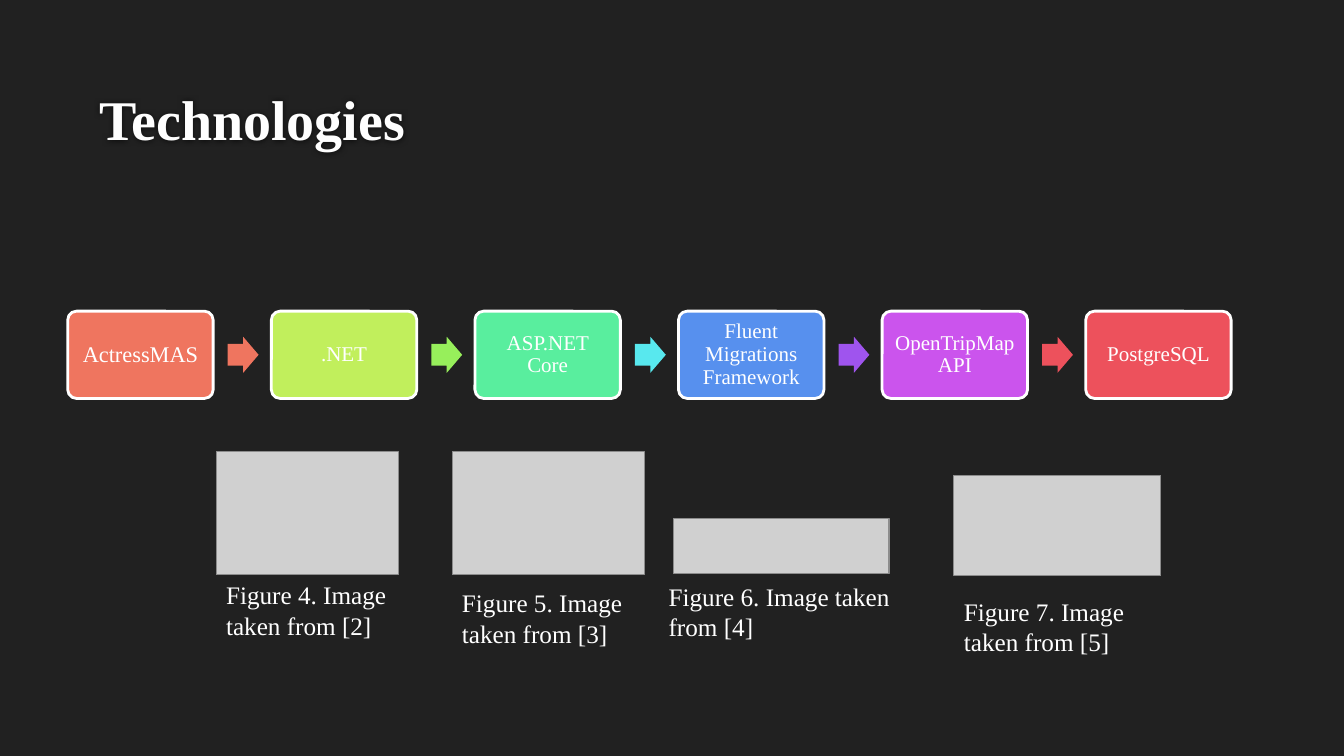
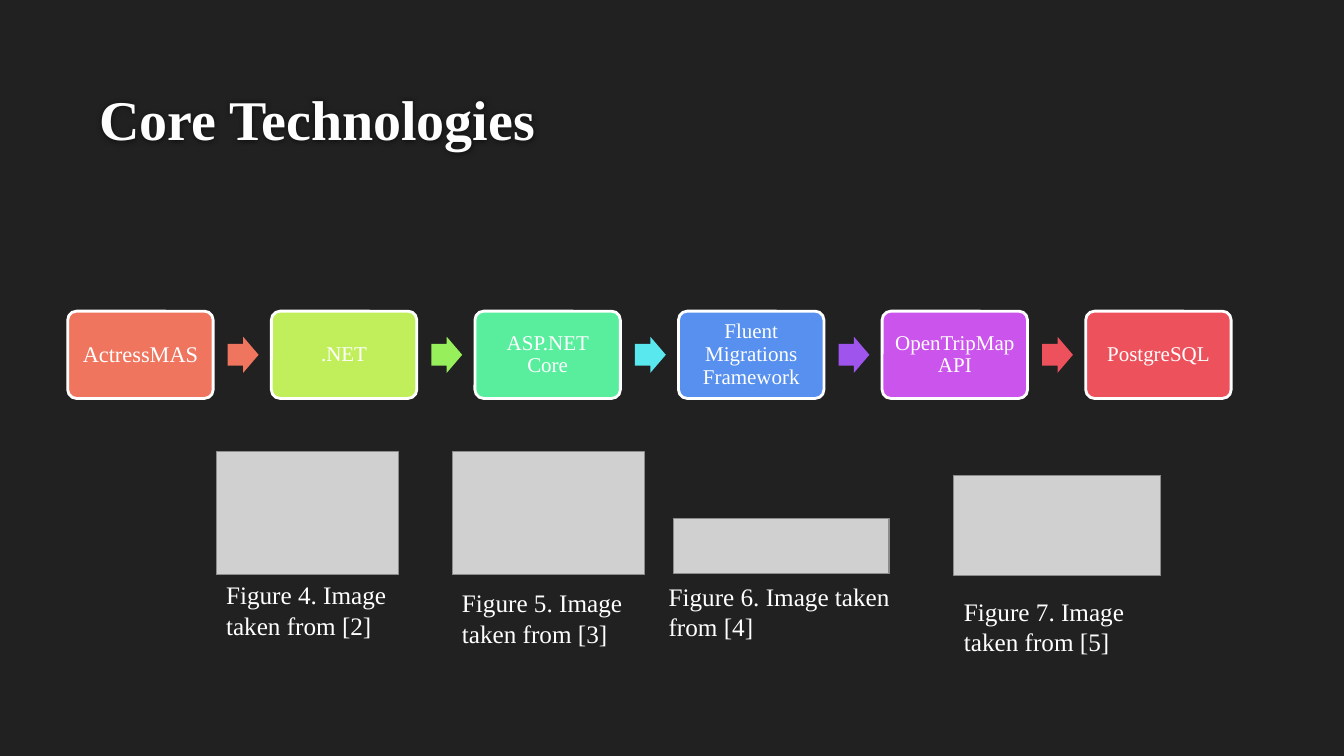
Before and after one commit to theRomanianWarrior/dissertation, a slide deck: slide 8 of presentation.pptx (slide 7 before the commit). Drawn at 1344x756 pixels with LibreOffice and Linux fonts; fonts in the diff are those of the drawing; grey boxes stand for pictures; background and template pictures are left out. Boxes give left, top, right and bottom in pixels: in the first picture for what was removed or moved away, otherwise in the second. Text is boxed around its words. In the diff, an @@ line names an element or a change of style, - is before the commit and + after.

```diff
--- a/presentation.pptx
+++ b/presentation.pptx
@@ title at <box>99,101,535,150</box>: text changed @@
-Technologies
+Core Technologies
```
Also in this commit, not shown: 7 other slides changed, 3 slides added, 11 other files.
